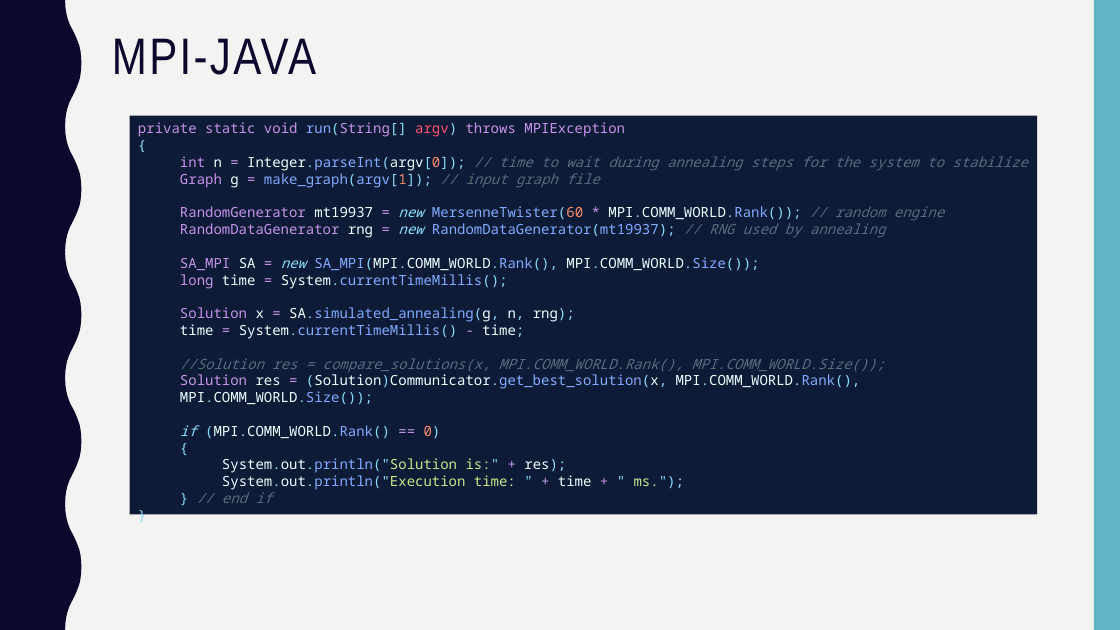
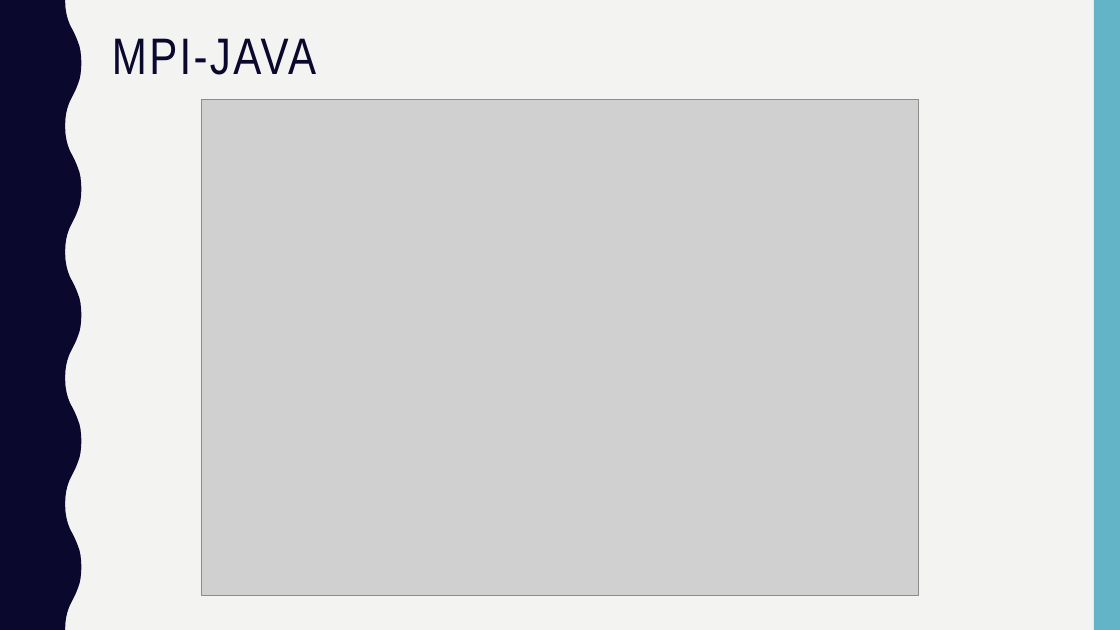
Before and after one commit to nickrohde/CSS534_Program5, a slide deck: slide 3 of presentation/final_presentation.pptx. Drawn at 1120x630 pixels with LibreOffice and Linux fonts; fonts in the diff are those of the drawing; grey boxes stand for pictures. Boxes give left, top, right and bottom in pixels: in the first picture for what was removed or moved away, otherwise in the second. Text is boxed around its words. In the diff, an @@ line names an element or a change of style, - is before the commit and + after.

Commit message:
added final changes to PPT

```diff
--- a/presentation/final_presentation.pptx
+++ b/presentation/final_presentation.pptx
@@ rectangle removed at [129,116,1037,515] @@
-private static void run(String[] argv) throws MPIException
-{
-  int n = Integer.parseInt(argv[0]); // time to wait during annealing steps for the system to stabilize
-  Graph g = make_graph(argv[1]); // input graph file
-  RandomGenerator mt19937 = new MersenneTwister(60 * MPI.COMM_WORLD.Rank()); // random engine
-  RandomDataGenerator rng = new RandomDataGenerator(mt19937); // RNG used by annealing
-  SA_MPI SA = new SA_MPI(MPI.COMM_WORLD.Rank(), MPI.COMM_WORLD.Size());
-  long time = System.currentTimeMillis();
-  Solution x = SA.simulated_annealing(g, n, rng);
-  time = System.currentTimeMillis() - time;
-  //Solution res = compare_solutions(x, MPI.COMM_WORLD.Rank(), MPI.COMM_WORLD.Size());
-  Solution res = (Solution)Communicator.get_best_solution(x, MPI.COMM_WORLD.Rank(), MPI.COMM_WORLD.Size());
-  if (MPI.COMM_WORLD.Rank() == 0)
-  {
-  System.out.println("Solution is:" + res);
-  System.out.println("Execution time: " + time + " ms.");
-  } // end if
-}
@@ picture added at [202,99,919,596] @@
```
Also in this commit, not shown: 3 other slides changed, 1 other file.
